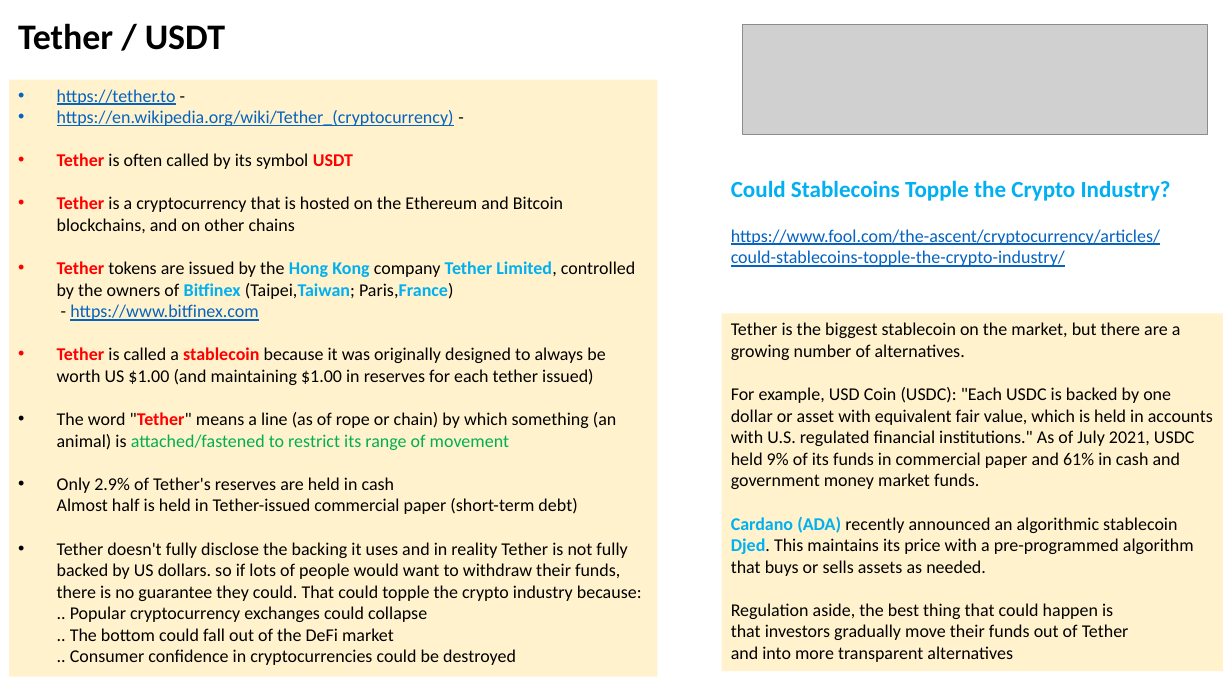
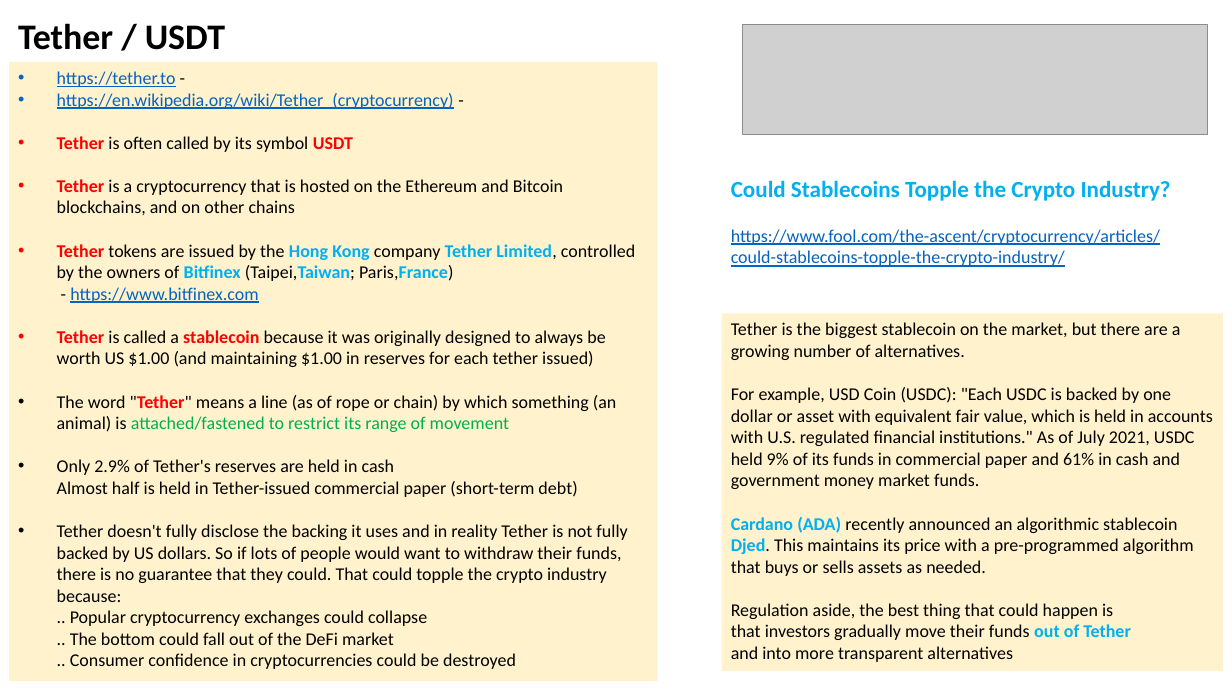
Before and after one commit to lselector/crypto, a slide deck: slide 7 of crypto_04_stable_coins.pptx (slide 6 before the commit). Drawn at 1232x693 pixels with LibreOffice and Linux fonts; fonts in the diff are those of the drawing; grey boxes stand for pictures. Boxes give left, top, right and bottom in pixels: in the first picture for what was removed or moved away, otherwise in the second. Text is boxed around its words. In the diff, an @@ line names an element or a change of style, - is before the commit and + after.

```diff
--- a/crypto_04_stable_coins.pptx
+++ b/crypto_04_stable_coins.pptx
@@ rectangle "https://tether.to -": place and size @@
-rectangle "https://tether.to -" at box(9, 79, 658, 677)
+rectangle "https://tether.to -" at box(9, 62, 658, 681)
@@ text in rectangle at box(57, 524, 627, 669): text changed @@
-• Tether doesn't fully disclose the backing it uses and in reality Tether is not fully backed by US dollars. so if lots of people would want to withdraw their funds, there is no guarantee they could. That could topple the crypto industry because:
-  .. Popular cryptocurrency exchanges could collapse
-  .. The bottom could fall out of the DeFi market
-  .. Consumer confidence in cryptocurrencies could be destroyed
+• Tether doesn't fully disclose the backing it uses and in reality Tether is not fully backed by US dollars. So if lots of people would want to withdraw their funds, there is no guarantee that they could. That could topple the crypto industry because:
+  .. Popular cryptocurrency exchanges could collapse
+  .. The bottom could fall out of the DeFi market
+  .. Consumer confidence in cryptocurrencies could be destroyed
@@ text in rectangle at box(731, 624, 1131, 640): text colour #000000 to #00B0F0, bold on in "out of Tether" @@
```
Also in this commit, not shown: 3 other slides changed, 1 slide added, 5 other files.
